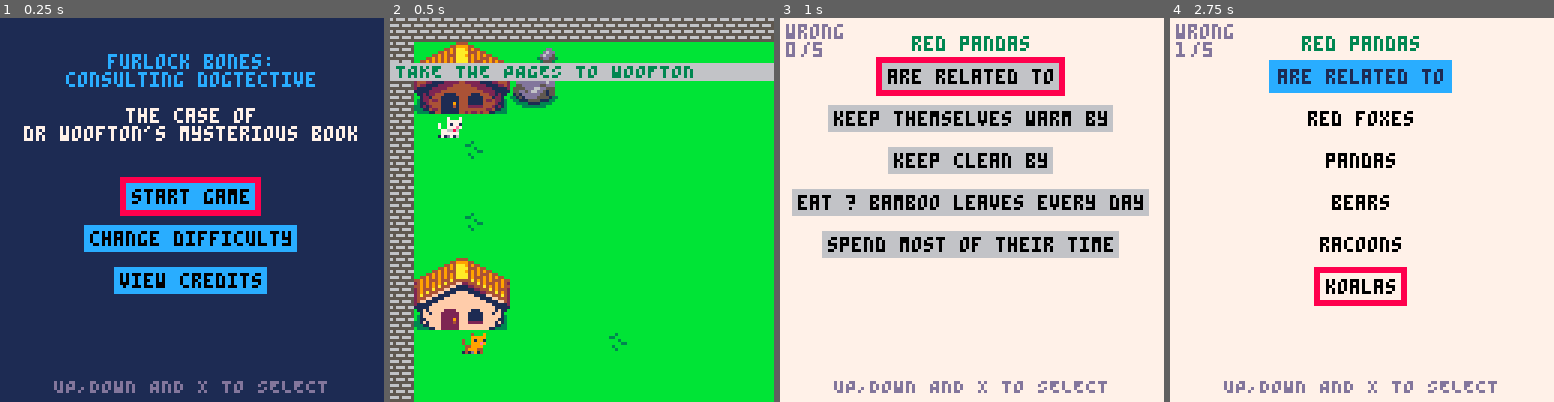
Above: before the commit, frames 1-4 (left to right).
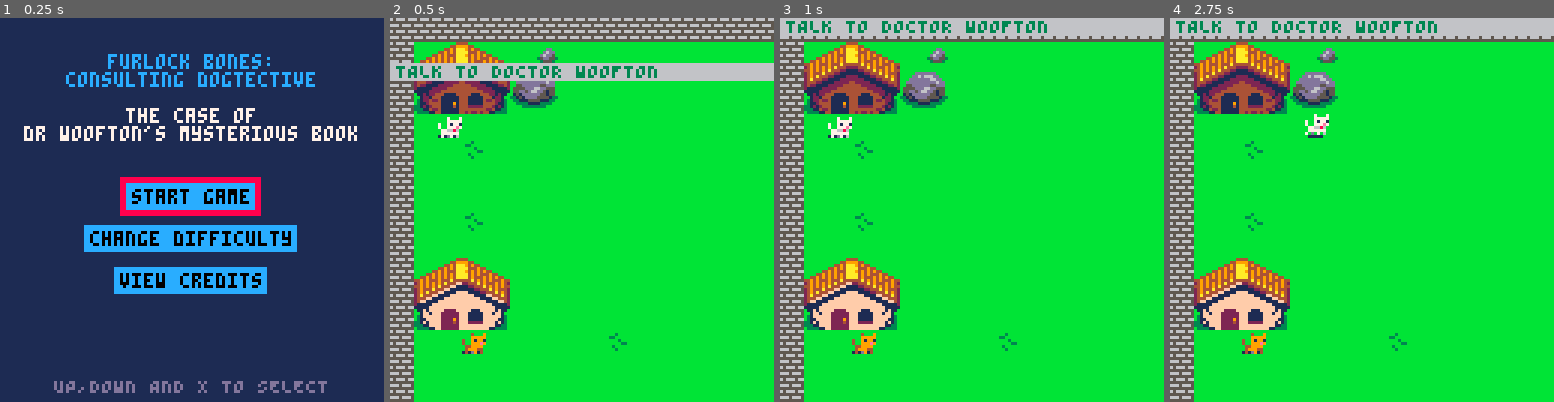
Above: after the commit, the same moments.

Repository: Mackeriah/FurlockBones-game
Game: PICO-8 cartridge furlock bones.p8
Same seed, same stepped clock (60 frames per second), same inputs: the game is played once before the commit and once after it.
Inputs:
- Up to frame 1 (0.25 s): no input
- Up to frame 2 (0.5 s): tap X (X key) at 0.33 s
- Up to frame 3 (1 s): tap O (Z key) at 0.7 s
- Up to frame 4 (2.75 s): tap X (X key) at 1.07, 1.85 s; hold Right 1.6-2.1 s; tap O (Z key) at 1.7, 2.1, 2.5 s; hold Up 2.15-2.42 s; hold Right from 2.47 s (still down)

Frame 1 is identical in both runs. In frame 2, 0.7% of the frame differs, in the area x 7-79%, y 12-16%; in frame 3, 100%; in frame 4, 100%, in the area x 0-100%, y 0-100%.

Commit message:
lots
lazy but trying to get done
- duplicated owl library functions
- new owl dialogue for 2nd time
- related
- 2 known bugs introduced and noted

Diff:
--- a/furlock bones.p8
+++ b/furlock bones.p8
@@ -42,9 +42,11 @@
 	init_objective()
 	lost_animals()
 	shakeAmount = 0
-	wordgame.pagesCollected = true
-	objective.current = "TAKE THE PAGES TO WOOFTON"	-- TESTING ONLY
-	--owlBookState = "going upstairs"
+	--wordgame.pagesCollected = true
+	--objective.current = "TAKE THE PAGES TO WOOFTON"	-- TESTING ONLY
+	--objective.current = "TALK TO WISE OLD OWL AGAIN"	-- TESTING ONLY
+	--objective.current = "TALK TO WISE OLD OWL"	-- TESTING ONLY
+	--owlBookState = "going upstairs2"
 	--objective.current = "PRESS Z TO VIEW PAGES"
 	leaves = {} -- used to store leaves, obvs
 	pages = {}
@@ -96,6 +98,9 @@
 			if owlBookState == "owl in library" then
 				owl_knocking_stuff_over_in_library()
 			end
+			if owlBookState == "owl in library part 2" then
+				owl_knocking_stuff_over_in_libraryPart2()
+			end
 			foreach(leaves, leaf_physics)
 			foreach(pages, page_physics)
 		end
@@ -110,8 +115,7 @@
 		draw_game()
 	end
 	-- player.x-20,player.y-20,8
-	--print("wrong: "..wordgame.wrongGuesses,20,10,8)
-	--print(animal.list[animal.active])
+	--print("convo state: "..conversation_state,player.x-20,player.y-20,8)
 end
 
 function draw_game()
@@ -142,20 +146,28 @@
 		draw_characters()
 		if conversation.active == true then draw_conversation()	end
 		if owlBookState == "going downstairs" then owlGoingDownstairs() end
+		if owlBookState == "going downstairs part 2" then owlGoingDownstairsPart2() end
 		if owlBookState == "owl in library" then owlLookingForBook() end
+		if owlBookState == "owl in library part 2" then owlLookingForBookPart2() end
 		if owlBookState == "going upstairs" then owlGoingUpstairs() end
+		if owlBookState == "going upstairs2" then owlGoingUpstairs2() end
 		if owlBookState == "owl outside" then
 			conversation_state = "owllibrary3"
 			conversation.character = "wise old owl"
 			owlBookState = "none"
 		end
+		if owlBookState == "owl outside2" then
+			conversation_state = "owlLibraryPart2_5"
+			conversation.character = "wise old owl"
+			owlBookState = "none"
+		end
 	end
 end
 
 function lost_animals()
 	animal = {}
 	animal.list = {"red foxes", "red pandas"}
-	animal.active = 2
+	animal.active = 1
 end
 
 function init_objective()
@@ -251,7 +263,7 @@
 					if (btnp(❎)) then conversation_state = "woofton2" end
 
 				elseif conversation_state == "woofton2" then
-					new_conversation({"i've decided to write","a book. the main character","will be a fox."})
+					new_conversation({"i've decided to write","a book. the main character","will be a red fox."})
 					if (btnp(❎)) then conversation_state = "woofton3" end
 
 				elseif conversation_state == "woofton3" then
@@ -260,13 +272,14 @@
 
 				elseif conversation_state == "woofton4" then
 					new_conversation({"can you ask wise old owl","if he has a book","about them i could borrow?"})
-					owlGrumpy = false
 					if (btnp(❎)) then
 						conversation_state = "none"
 						objective.newObjective = true
 						objective.current = "TALK TO WISE OLD OWL"
+						owlGrumpy = false
 					end
 				end
+
 			elseif objective.current == "TAKE THE PAGES TO WOOFTON" then
 				if conversation_state == "level1" then
 					new_conversation({"yip yip! hello furlock!"})
@@ -285,6 +298,8 @@
 					if (btnp(❎)) then
 						conversation_state = "pages5"
 						animal.active += 1
+						wordgame.pagesCollected = false
+						wordgame.completed = false
 					end
 
 				elseif conversation_state == "pages5" then
@@ -317,164 +333,193 @@
 				end
 
 			else
-				--if conversation_state == "level1" then
 				new_conversation({"how's it going furlock?"})
 				if (btnp(❎)) then conversation_state = "none" end
 			end
 		end
 
-…(6 lines of a section not shown)…
 		-- WISE OLD OWL
 		if conversation.character == "wise old owl" then
-			if conversation_state == "level1" then
-
-				if owlGrumpy == true then
+
+			if objective.current == "TALK TO WISE OLD OWL" then
+				if conversation_state == "level1" then
+					new_conversation({"hello furlock!"})
+					if (btnp(❎)) then conversation_state = "owllibrary1" end
+
+				elseif conversation_state == "owllibrary1" then
+					new_conversation({"so woofton wants to know", "about foxes eh?", "let me see what i can find."})
+					if (btnp(❎)) then conversation_state = "owllibrary2" end
+
+				elseif conversation_state == "owllibrary2" then
+					new_conversation({"i'll go downstairs to","my library and look.","just a moment please."})
+					if (btnp(❎)) then
+						showDoor = true -- replace Owl sprite with door sprite
+						owlBookState = "going downstairs"
+						-- Note: after this scene plays out, we pick up below owllibrary3 conversation
+					end
+
+				elseif conversation_state == "owllibrary3" then
+					showDoor = false
+					new_conversation({"phew that wasn't easy"})
+					if (btnp(❎)) then conversation_state = "owllibrary4" end
+
+				elseif conversation_state == "owllibrary4" then
+					new_conversation({"oooh...sorry but the","pages got a bit ripped","by my claws."})
+					if (btnp(❎)) then
+						conversation_state = "owllibrary5"
+					end
+
+				elseif conversation_state == "owllibrary5" then
+					new_conversation({"the animal facts","are all mixed up now"})
+					if (btnp(❎)) then
+						conversation_state = "owllibrary6"
+					end
+
+				elseif conversation_state == "owllibrary6" then
+					new_conversation({"you'll need to match","the answers","with the questions."})
+					if (btnp(❎)) then
+						conversation_state = "owllibrary7"
+					end
+
+				elseif conversation_state == "owllibrary7" then
+					new_conversation({"look at them","in your inventory","(z or b)"})
+					if (btnp(❎)) then
+						conversation_state = "owllibrary8"
+					end
+
+				elseif conversation_state == "owllibrary8" then
+					new_conversation({"i'll throw the pages down.","catch!"})
+					if (btnp(❎)) then
+						owl_drops_pages()
+						conversation_state = "none"
+						firstTime = false
+					end
+				end
+
+			elseif objective.current == "PRESS Z TO VIEW PAGES" then
+				if conversation_state == "level1" then
+					new_conversation({"press z to fix up","the pages furlock"})
+					if (btnp(❎)) then conversation_state = "none" end
+				end
+
+			elseif objective.current == "TAKE THE PAGES TO WOOFTON" then
+				if conversation_state == "level1" then
+					new_conversation({"great work furlock","now take them to","doctor woofton"})
+					if (btnp(❎)) then conversation_state = "none" end
+				end
+
+			elseif objective.current == "TALK TO DOCTOR WOOFTON" and owlGrumpy == true then
+				if conversation_state == "level1" then
 					new_conversation({"hurrumph!","can't you see i was","doing my exercises?"})
 					if (btnp(❎)) then conversation_state = "owl_grumpy_1" end
-				end
-
-				if owlGrumpy == false and objective.current != "TALK TO WISE OLD OWL" then
-					if owlAnnoyanceLevel <= 1 then
-						new_conversation({"sorry i'm a bit busy","right now. i'll talk","to you later furlock."})
-						if (btnp(❎)) then
-							conversation_state = "none"
-							owlAnnoyanceLevel += 1
-						end
-
-					elseif owlAnnoyanceLevel == 2 then
-						new_conversation({"yup, still busy furlock","like i keep saying..."})
-						if (btnp(❎)) then
-							conversation_state = "none"
-							owlAnnoyanceLevel += 1
-						end
-					elseif owlAnnoyanceLevel >2 and owlAnnoyanceLevel <6 then
-						new_conversation({"are you trying to","annoy me furlock?"})
-						if (btnp(❎)) then
-							conversation_state = "none"
-							owlAnnoyanceLevel += 1
-						end
-					elseif owlAnnoyanceLevel == 6 or owlAnnoyanceLevel <9 then
-						new_conversation({"it wont work"})
-						if (btnp(❎)) then
-							conversation_state = "none"
-							owlAnnoyanceLevel += 1
-						end
-					elseif owlAnnoyanceLevel == 9 or owlAnnoyanceLevel < 15 then
-						new_conversation({"it.","wont.","work."})
-						if (btnp(❎)) then
-							conversation_state = "none"
-							owlAnnoyanceLevel += 1
-						end
-					elseif owlAnnoyanceLevel == 15 or owlAnnoyanceLevel < 20 then
-						new_conversation({"la la la","im not listening", "doo dee doo."})
-						if (btnp(❎)) then
-							conversation_state = "none"
-							owlAnnoyanceLevel += 1
-						end
-					elseif owlAnnoyanceLevel == 20 then
-						new_conversation({"ok you win!!!","agggh!","you're so annoying!"})
-						if (btnp(❎)) then
-							conversation_state = "none"
-							owlAnnoyanceLevel = 0
-						end
+
+				elseif conversation_state == "owl_grumpy_1" then
+					new_conversation({"my wings will never get","stronger at this rate."})
+					if (btnp(❎)) then conversation_state = "owl_grumpy_2" end
+
+				elseif conversation_state == "owl_grumpy_2" then
+					new_conversation({"oh i'm sorry furlock","that was rude", "i'll talk to you later."})
+					if (btnp(❎)) then
+						conversation_state = "none"
+						owlGrumpy = false
 					end
 				end
 
-
-				if objective.current == "TALK TO WISE OLD OWL" then
-					new_conversation({"hello furlock!"})
+			elseif objective.current == "TALK TO DOCTOR WOOFTON" and owlGrumpy == false then
+				if owlAnnoyanceLevel <= 1 then
+					new_conversation({"sorry i'm a bit busy","right now. i'll talk","to you later furlock."})
 					if (btnp(❎)) then
-						conversation_state = "owllibrary1"
+						conversation_state = "none"
+						owlAnnoyanceLevel += 1
 					end
-				elseif objective.current == "PRESS Z TO VIEW PAGES" then
-					new_conversation({"press z to fix up","the pages furlock"})
+				elseif owlAnnoyanceLevel == 2 then
+					new_conversation({"yup, still busy furlock","like i keep saying..."})
 					if (btnp(❎)) then
+						conversation_state = "none"
+						owlAnnoyanceLevel += 1
+					end
+
+				elseif owlAnnoyanceLevel >2 and owlAnnoyanceLevel <6 then
+					new_conversation({"are you trying to","annoy me furlock?"})
+					if (btnp(❎)) then
+						conversation_state = "none"
+						owlAnnoyanceLevel += 1
+					end
+
+				elseif owlAnnoyanceLevel == 6 or owlAnnoyanceLevel <9 then
+					new_conversation({"it wont work"})
+					if (btnp(❎)) then
+						conversation_state = "none"
+						owlAnnoyanceLevel += 1
+					end
+				elseif owlAnnoyanceLevel == 9 or owlAnnoyanceLevel < 15 then
+					new_conversation({"it.","wont.","work."})
+					if (btnp(❎)) then
+						conversation_state = "none"
+						owlAnnoyanceLevel += 1
+					end
+				elseif owlAnnoyanceLevel == 15 or owlAnnoyanceLevel < 20 then
+					new_conversation({"la la la","im not listening", "doo dee doo."})
+					if (btnp(❎)) then
+						conversation_state = "none"
+						owlAnnoyanceLevel += 1
+					end
+				elseif owlAnnoyanceLevel == 20 then
+					new_conversation({"ok you win!!!","agggh!","you're so annoying!"})
+					if (btnp(❎)) then
+						conversation_state = "none"
+						owlAnnoyanceLevel = 0
+					end
+				end
+
+			elseif objective.current == "TALK TO WISE OLD OWL AGAIN" then
+				if conversation_state == "level1" then
+					new_conversation({"hello again furlock!!!"})
+					if (btnp(❎)) then conversation_state = "owlLibraryPart2_1" end
+
+				elseif conversation_state == "owlLibraryPart2_1" then
+					new_conversation({"red pandas you say?","i see, i see...", "well i can certainly look."})
+					if (btnp(❎)) then conversation_state = "owlLibraryPart2_2" end
+
+				elseif conversation_state == "owlLibraryPart2_2" then
+					new_conversation({"but","i'm prepared this time.","i have a torch!"})
+					if (btnp(❎)) then conversation_state = "owlLibraryPart2_3" end
+
+				elseif conversation_state == "owlLibraryPart2_3" then
+					new_conversation({"so won't be smashing","everything and ripping the","pages in the dark!"})
+					if (btnp(❎)) then conversation_state = "owlLibraryPart2_4" end
+
+				elseif conversation_state == "owlLibraryPart2_4" then
+					new_conversation({"i'll pop down to my","secret library now.","back in a min!"})
+					if (btnp(❎)) then
+						showDoor = true -- replace Owl sprite with door sprite
+						stepTimeStart = 0 -- reset from previous library trip
+						itemsBroken = 0  -- reset from previous library trip
+						owlBookState = "going downstairs part 2"
+						-- Note: after this scene plays out, we pick up below owlLibrary5 conversation
+					end
+
+				elseif conversation_state == "owlLibraryPart2_5" then
+					showDoor = false
+					new_conversation({"so much for that plan!","i knew i shouldn't have","bought that cheap torch"})
+					if (btnp(❎)) then conversation_state = "owlLibraryPart2_6" end
+
+				elseif conversation_state == "owlLibraryPart2_6" then
+					new_conversation({"aaah rats! the pages","still got ripped","sorry furlock."})
+					if (btnp(❎)) then
+						conversation_state = "owlLibraryPart2_7"
+					end
+				elseif conversation_state == "owlLibraryPart2_7" then
+					new_conversation({"anyway","you know how this works","catch!"})
+					if (btnp(❎)) then
+						owl_drops_pages()
 						conversation_state = "none"
 					end
 				end
 
-
-			elseif conversation_state == "owllibrary1" then
-				new_conversation({"so woofton wants to know", "about foxes eh?", "let me see what i can find."})
-				if (btnp(❎)) then
-					conversation_state = "owllibrary2"
-				end
-
-			elseif conversation_state == "owllibrary2" then
-				new_conversation({"i'll go downstairs to","my library and look.","just a moment please."})
-				if (btnp(❎)) then
-					showDoor = true -- replace Owl sprite with door sprite
-					owlBookState = "going downstairs"
-				end
-
-			elseif conversation_state == "owllibrary3" then
-				showDoor = false
-				new_conversation({"phew that wasn't easy"})
-				if (btnp(❎)) then
-					conversation_state = "owllibrary4"
-				end
-
-			elseif conversation_state == "owllibrary4" then
-				new_conversation({"oooh...sorry but the","pages got a bit ripped","by my claws."})
-				if (btnp(❎)) then
-					conversation_state = "owllibrary5"
-				end
-
-			elseif conversation_state == "owllibrary5" then
-				new_conversation({"the animal facts","are all mixed up now"})
-				if (btnp(❎)) then
-					conversation_state = "owllibrary6"
-				end
-
-			elseif conversation_state == "owllibrary6" then
-				new_conversation({"you'll need to match","the answers","with the questions."})
-				if (btnp(❎)) then
-					conversation_state = "owllibrary7"
-				end
-
-			elseif conversation_state == "owllibrary7" then
-				new_conversation({"look at them","in your inventory","(z or b)"})
-				if (btnp(❎)) then
-					conversation_state = "owllibrary8"
-				end
-
-			elseif conversation_state == "owllibrary8" then
-				new_conversation({"i'll throw the pages down.","catch!"})
-				if (btnp(❎)) then
-					owl_drops_pages()
-					conversation_state = "none"
-				end
-
-			elseif conversation_state == "owl_grumpy_1" then
-				new_conversation({"my wings will never get","stronger at this rate."})
-				if (btnp(❎)) then conversation_state = "owl_grumpy_2" end
-
-			elseif conversation_state == "owl_grumpy_2" then
-				new_conversation({"oh i'm sorry furlock","that was rude", "i'll talk to you later."})
-				if (btnp(❎)) then
-					conversation_state = "none"
-					owlGrumpy = false
-				end
-
-			elseif conversation_state == "owl2" then
-				new_conversation({"hello owl 2"})
-				if (btnp(❎)) then conversation_state = "owl3" end
-
-			elseif conversation_state == "owl3" then
-				new_conversation({"hello owl 3"})
-				if (btnp(❎)) then conversation_state = "owl4" end
-
-			elseif conversation_state == "owl4" then
-				new_conversation({"hello owl 4"})
-				owlGrumpy = false
-				if (btnp(❎)) then
-					conversation_state = "none"
-				end
+			else
+				new_conversation({"how's it going furlock?"})
+				if (btnp(❎)) then conversation_state = "none" end
 			end
 		end
 
@@ -492,8 +537,13 @@
 				if (btnp(❎)) then conversation_state = "none" end
 			end
 		end
-
-		-- you are reading these signs aren't you?!
+		-- not yet in use!
+		if conversation.character == "sign3" then
+			if conversation_state == "level1" then
+				new_conversation({"it says: "," \"you are reading","these signs aren't you?!\" "})
+				if (btnp(❎)) then conversation_state = "none" end
+			end
+		end
 
 	end
 end
@@ -715,7 +765,7 @@
 	elseif wordgame.state == "questionList" then
 		-- FOX QUESTIONS
 		if animal.list[animal.active] == "red foxes" then
-			wordgame.allQuestions = {"raise their babies in","females are called","their babies are called",
+			wordgame.allQuestions = {"raise their babies in","the females are called","babies are called",
 				"can run up to","a group of them is called",}
 
 		-- RED PANDA QUESTIONS
@@ -1277,6 +1327,7 @@
 	owl.speechColour = 2
 	owlGrumpy = true
 	owlAnnoyanceLevel = 0
+	firstTime = true
 end
 
 function owl_collision(playerx,playery,charx,chary)
@@ -1345,6 +1396,30 @@
 	end
 end
 
+function owlGoingDownstairsPart2() -- duplicating in interest of CS50 submission deadline only!
+	if stepTimeStart == 0 then
+		stepTimeStart = time()
+	end
+	if stepTimeStart <= time() - 1 then
+		print("clomp", owl.x+12, owl.y+20, 0)
+	end
+	if stepTimeStart <= time() - 2 then
+		print("clomp", owl.x+14, owl.y+26, 0)
+	end
+	if stepTimeStart <= time() - 3 then
+		print("creeeak", owl.x+16, owl.y+32, 0)
+	end
+	if stepTimeStart <= time() - 4 then
+		print("clomp", owl.x+18, owl.y+38, 0)
+	end
+	if stepTimeStart <= time() - 5 then
+		print("clomp", owl.x+20, owl.y+44, 0)
+	end
+	if stepTimeStart <= time() - 8 then
+		owlBookState = "owl in library part 2"
+	end
+end
+
 function owlLookingForBook()
 	if itemsBroken == 1 then
 		print("snap", owl.x-15, owl.y+60, 0)
@@ -1401,6 +1476,65 @@
 	if itemsBroken == 8 then
 		stepTimeStart = 0
 		owlBookState = "going upstairs"
+	end
+end
+
+function owlLookingForBookPart2() -- duplicating in interest of CS50 submission deadline only!
+	if itemsBroken == 1 then
+		print("snap", owl.x-15, owl.y+60, 0)
+		print("&%^!!", owl.x-15, owl.y+66, owl.speechColour)
+		if leafCount < 5 then
+			for i=1, 5 do
+				make_leaf(owl.x+5+rnd(30)-15,owl.y+rnd(10))
+			end
+		end
+	end
+	if itemsBroken == 2 then
+		print("crunch", owl.x-60, owl.y+60, 0)
+		print("ah &%^!, dind't", owl.x-60, owl.y+66, owl.speechColour)
+		print("need that anyway.", owl.x-60, owl.y+72, owl.speechColour)
+		if leafCount < 10 then
+			for i=1, 5 do
+				make_leaf(owl.x+5+rnd(30)-15,owl.y+rnd(10))
+			end
+		end
+	end
+	if itemsBroken == 3 then
+		print("whack", owl.x-35, owl.y+60, 0)
+		print("ouch! my wing!", owl.x-35, owl.y+66, owl.speechColour)
+		if leafCount < 15 then
+			for i=1, 5 do
+				make_leaf(owl.x+5+rnd(30)-15,owl.y+rnd(10))
+			end
+		end
+	end
+	if itemsBroken == 4 then
+		print("thud", owl.x-30, owl.y+60, 0)
+		print("oh...that's not good.", owl.x-40, owl.y+66, owl.speechColour)
+		if leafCount < 20 then
+			for i=1, 5 do
+				make_leaf(owl.x+5+rnd(30)-15,owl.y+rnd(10)-5)
+			end
+		end
+	end
+	if itemsBroken == 5 then
+		print("craaack", owl.x-50, owl.y+60, 0)
+		print("aggh! not my fish tank!", owl.x-50, owl.y+66, owl.speechColour)
+		if leafCount < 40 then
+			for i=1, 5 do
+				make_leaf(owl.x+5+rnd(30)-15,owl.y+rnd(10)-5)
+			end
+		end
+	end
+	if itemsBroken == 6 then
+		print("aha, here's the book.", owl.x-60, owl.y+60, owl.speechColour)
+	end
+	if itemsBroken == 7 then
+		print("i'm heading upstairs furlock!", owl.x-65, owl.y+60, owl.speechColour)
+	end
+	if itemsBroken == 8 then
+		stepTimeStart = 0
+		owlBookState = "going upstairs2"
 	end
 end
 
@@ -1421,6 +1555,23 @@
 	end
 end
 
+function owl_knocking_stuff_over_in_libraryPart2()
+	if shakeAmount > 0 then screen_shake() end
+	if time() >= owlWait then
+		if itemsBroken < 8 then
+			owlTime = time()
+			if itemsBroken <= 3 then
+				shakeAmount += 10
+			elseif itemsBroken == 4 then
+				shakeAmount += 50
+			end
+			owlWait = time() + 6 -- 6 is what I want
+			itemsBroken += 1
+		elseif itemsBroken == 5 then
+		end
+	end
+end
+
 function owlGoingUpstairs()
 	if stepTimeStart == 0 then
 		stepTimeStart = time()
@@ -1442,6 +1593,30 @@
 	end
 	if stepTimeStart <= time() - 8 then
 		owlBookState = "owl outside"
+	end
+end
+
+function owlGoingUpstairs2()
+	if stepTimeStart == 0 then
+		stepTimeStart = time()
+	end
+	if stepTimeStart <= time() - 2 then
+		print("clomp", owl.x+20, owl.y+44, 0)
+	end
+	if stepTimeStart <= time() - 3 then
+		print("clomp", owl.x+18, owl.y+38, 0)
+	end
+	if stepTimeStart <= time() - 4 then
+		print("creeeak", owl.x+16, owl.y+32, 0)
+	end
+	if stepTimeStart <= time() - 5 then
+		print("clomp", owl.x+14, owl.y+26, 0)
+	end
+	if stepTimeStart <= time() - 6 then
+		print("clomp", owl.x+12, owl.y+20, 0)
+	end
+	if stepTimeStart <= time() - 8 then
+		owlBookState = "owl outside2"
 	end
 end
 
@@ -1730,8 +1905,8 @@
 00700700000777770007777770071771700717710474740007c4c70007c4c70007c4c700444444bbbbbbccccbbbccccc44444444cccccccc5ccccccccccccccc
 000770007007177170071771700777e7700777e707c4c700044a4400044a4400044a440044444bbbbbbbccccbbbbcccc44444444cccccccccccccccccccccc7c
 00077000700777e7700777e70776686007766860044a4400064446000644460006444600444b444bbbbcccccbbbbcccc44444444cccccccccc7cccccc7cccccc
-007007000776686007766860077777700777777006444600064446006344436006444600444444bbbbbbccccbbbbcccc444444445ccc7ccccccccccccccccccc
-00000000077777700777777070d0070670d07060064446000644460063444360064446004444bbbbbbbbccccbbbbcccc4444444455cccccccccccc7ccccccccc
+007007000776686007766860077777700777777006444600064446006044406006444600444444bbbbbbccccbbbbcccc444444445ccc7ccccccccccccccccccc
+00000000077777700777777070d0070670d07060064446000644460060444060064446004444bbbbbbbbccccbbbbcccc4444444455cccccccccccc7ccccccccc
 00000000171d7160171d1716011111000111110006a4a60000a0a00000a0a00000a0a0004b44b4bbbbbcccccbbbbbccc44444444555ccccccccccccccccccccc
 bbbbbbbbbbbbbbbbbbbbb9bbc44cc44cb44bb44bbbb33bbb000000000000000000000000bbbb4444444444444444444455d5cccc44444444bbbbbbbbccccc555
 bbbbbbbbbbbbbbbbbbbb9bbb9999999999999999bb31b3bb000400090000000000011111bbb444444444d44444444444455d55cc44444444bbbbbbbbcccccc55
